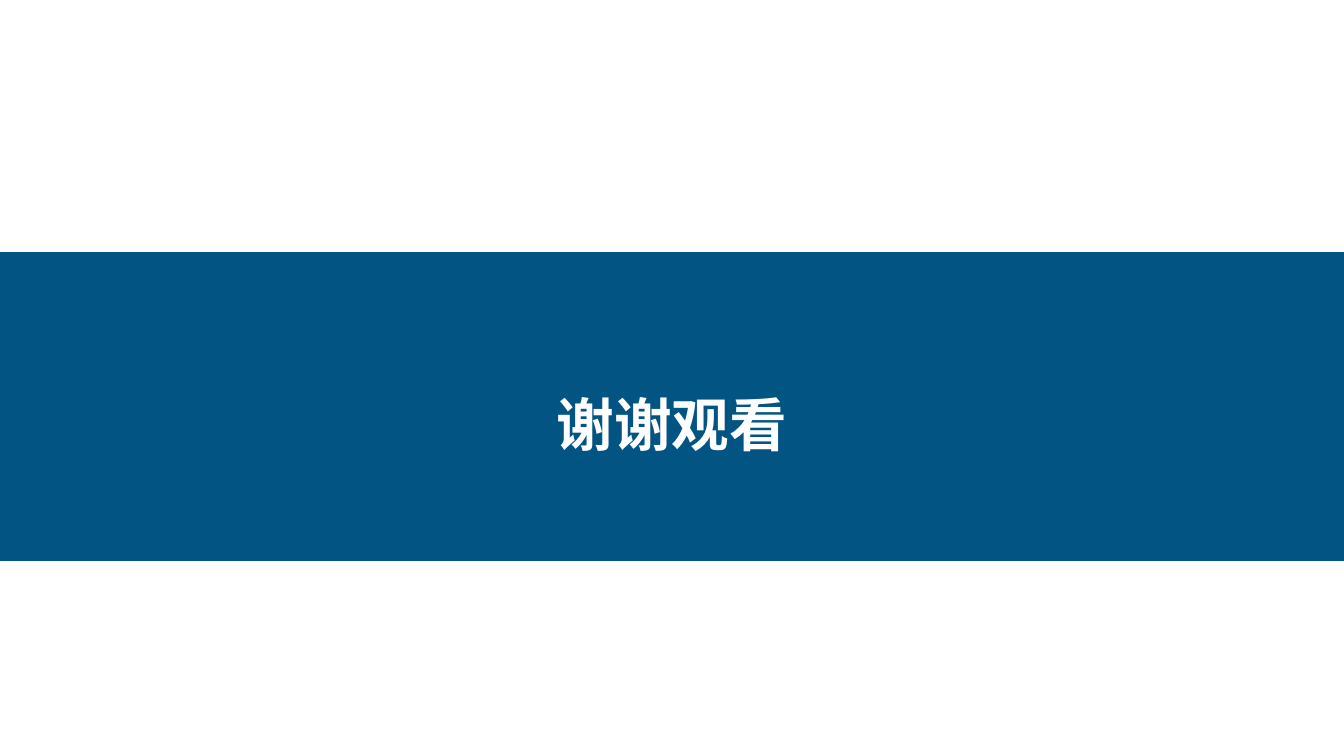
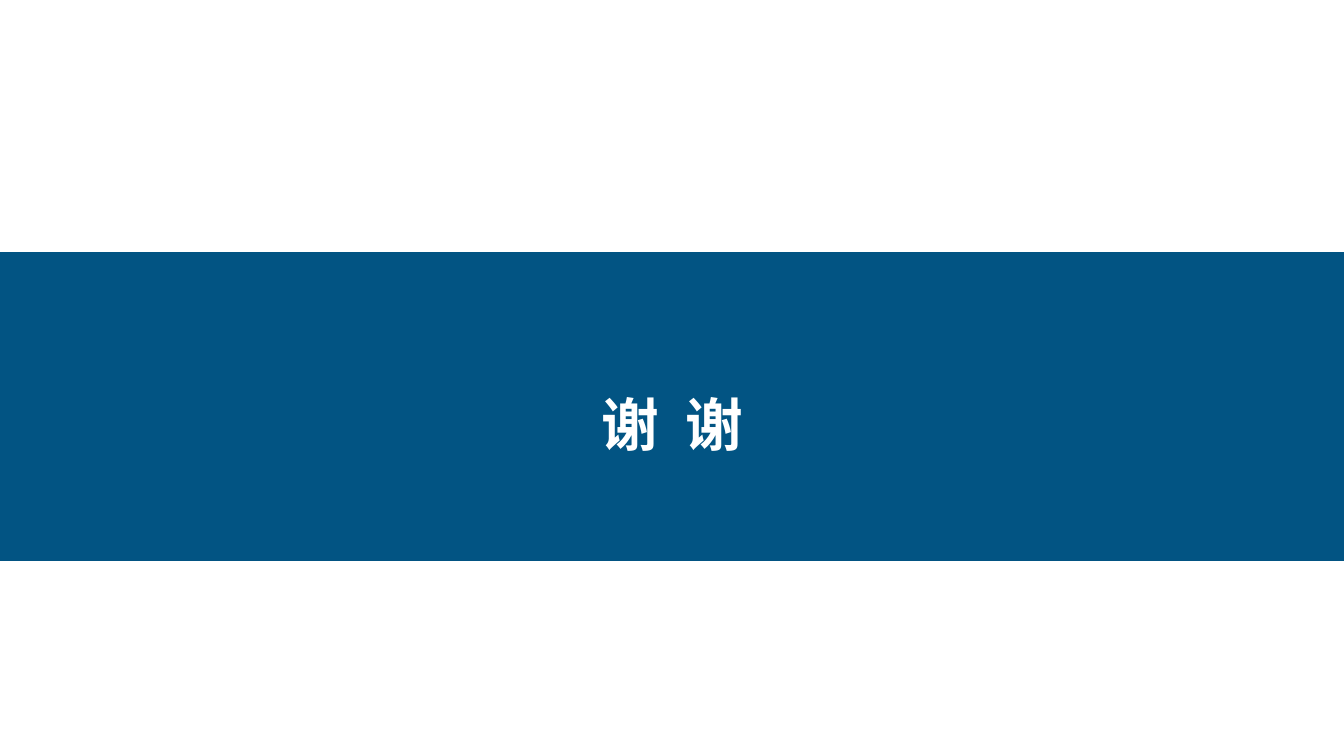
Before and after one commit to er-yang/HW, a slide deck: slide 17 of doc/路面监控系统.pptx (slide 14 before the commit). Drawn at 1344x756 pixels with LibreOffice and Linux fonts; fonts in the diff are those of the drawing. Boxes give left, top, right and bottom in pixels: in the first picture for what was removed or moved away, otherwise in the second. Text is boxed around its words. In the diff, an @@ line names an element or a change of style, - is before the commit and + after.

```diff
--- a/doc/路面监控系统.pptx
+++ b/doc/路面监控系统.pptx
@@ text in rectangle at box(601, 397, 743, 451): text changed @@
-谢谢观看
+谢 谢
```
Also in this commit, not shown: 12 other slides changed, 3 slides added.
